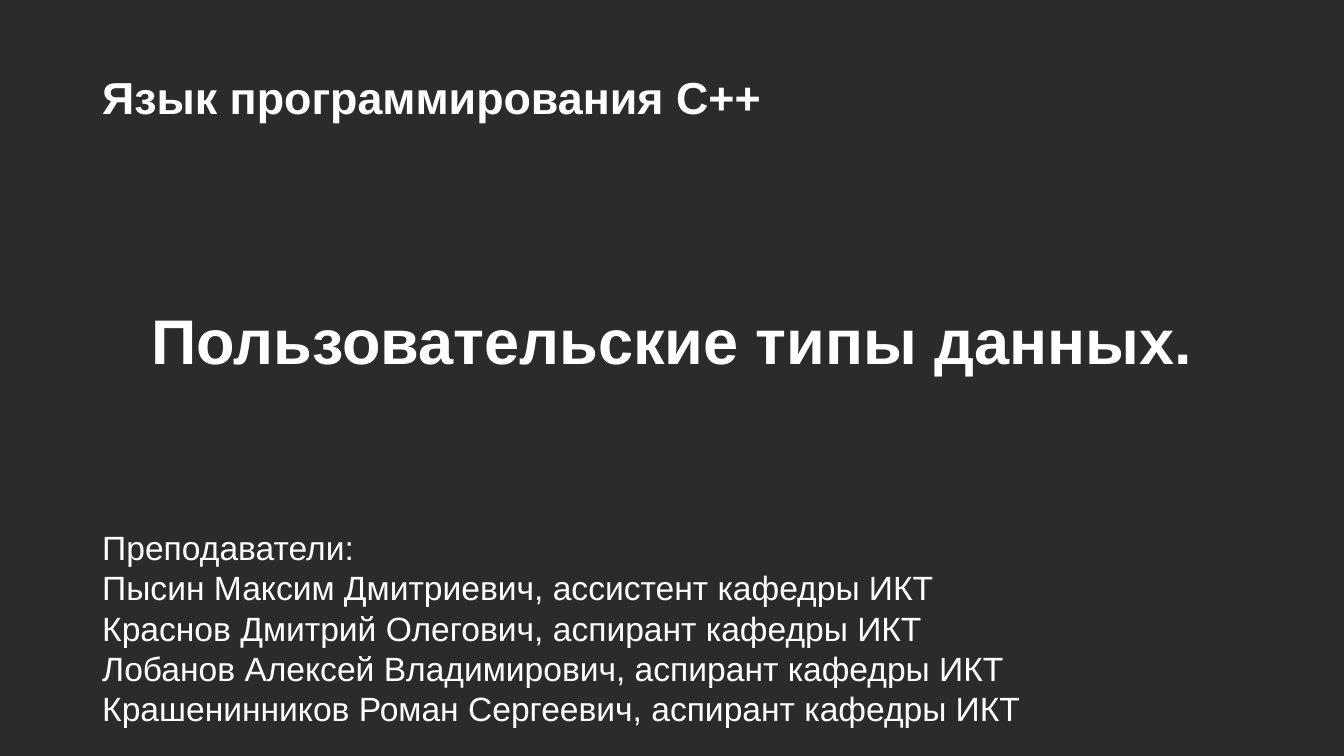
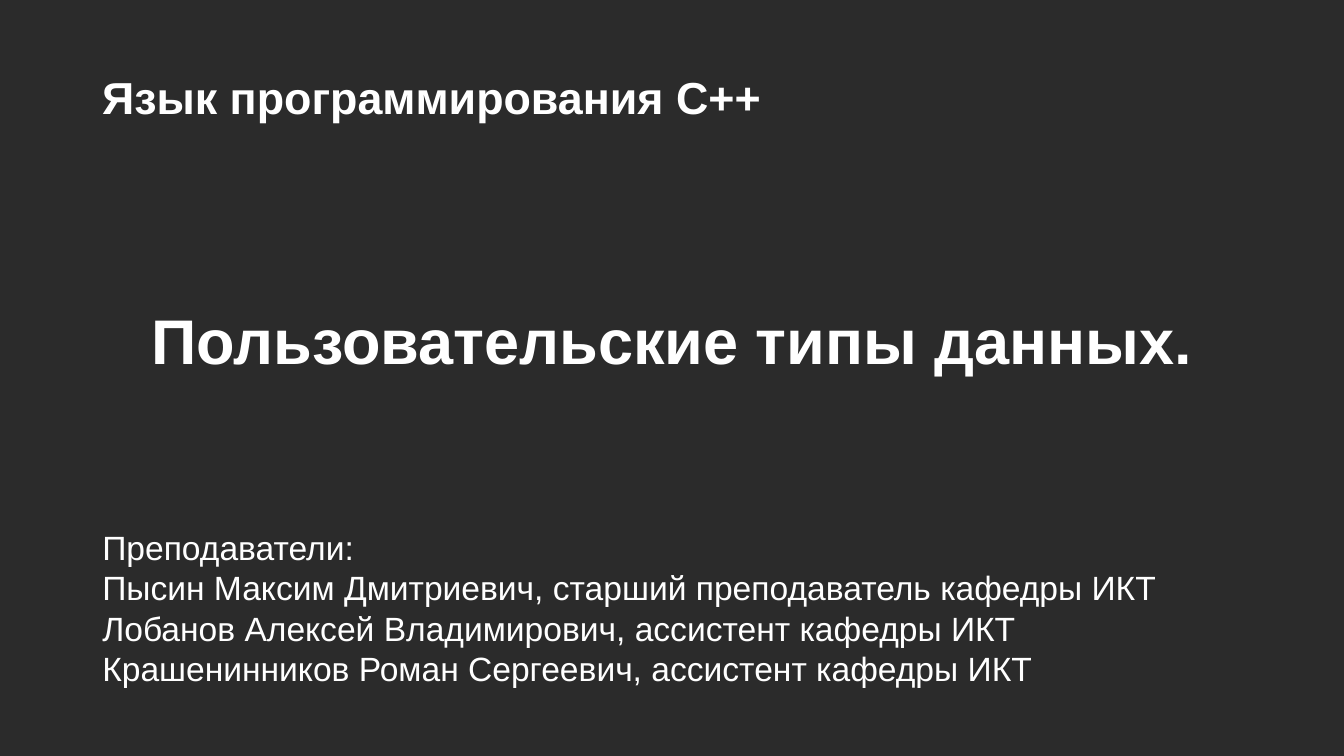
Before and after one commit to MUCTR-IKT-CPP/cpp_course, a slide deck: slide 1 of Лекции/2024/3/Пользовательские типы, структры, объединения.pptx. Drawn at 1344x756 pixels with LibreOffice and Linux fonts; fonts in the diff are those of the drawing; background and template pictures are left out; a plain dark background stands for a picture behind light text. Boxes give left, top, right and bottom in pixels: in the first picture for what was removed or moved away, otherwise in the second. Text is boxed around its words. In the diff, an @@ line names an element or a change of style, - is before the commit and + after.

```diff
--- a/Лекции/2024/3/Пользовательские типы, структры, объединения.pptx
+++ b/Лекции/2024/3/Пользовательские типы, структры, объединения.pptx
@@ text at box(102, 575, 1156, 688): text changed @@
-Пысин Максим Дмитриевич, ассистент кафедры ИКТ
-Краснов Дмитрий Олегович, аспирант кафедры ИКТ
-Лобанов Алексей Владимирович, аспирант кафедры ИКТ
-Крашенинников Роман Сергеевич, аспирант кафедры ИКТ
+Пысин Максим Дмитриевич, старший преподаватель кафедры ИКТ
+Лобанов Алексей Владимирович, ассистент кафедры ИКТ
+Крашенинников Роман Сергеевич, ассистент кафедры ИКТ
```
Also in this commit, not shown: 1 other slide changed, 34 other files.
